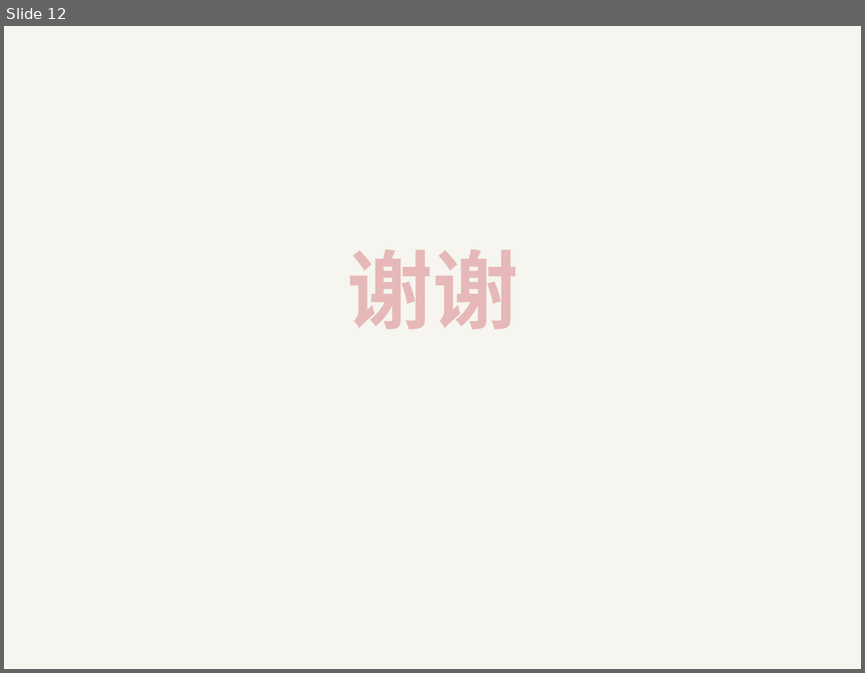
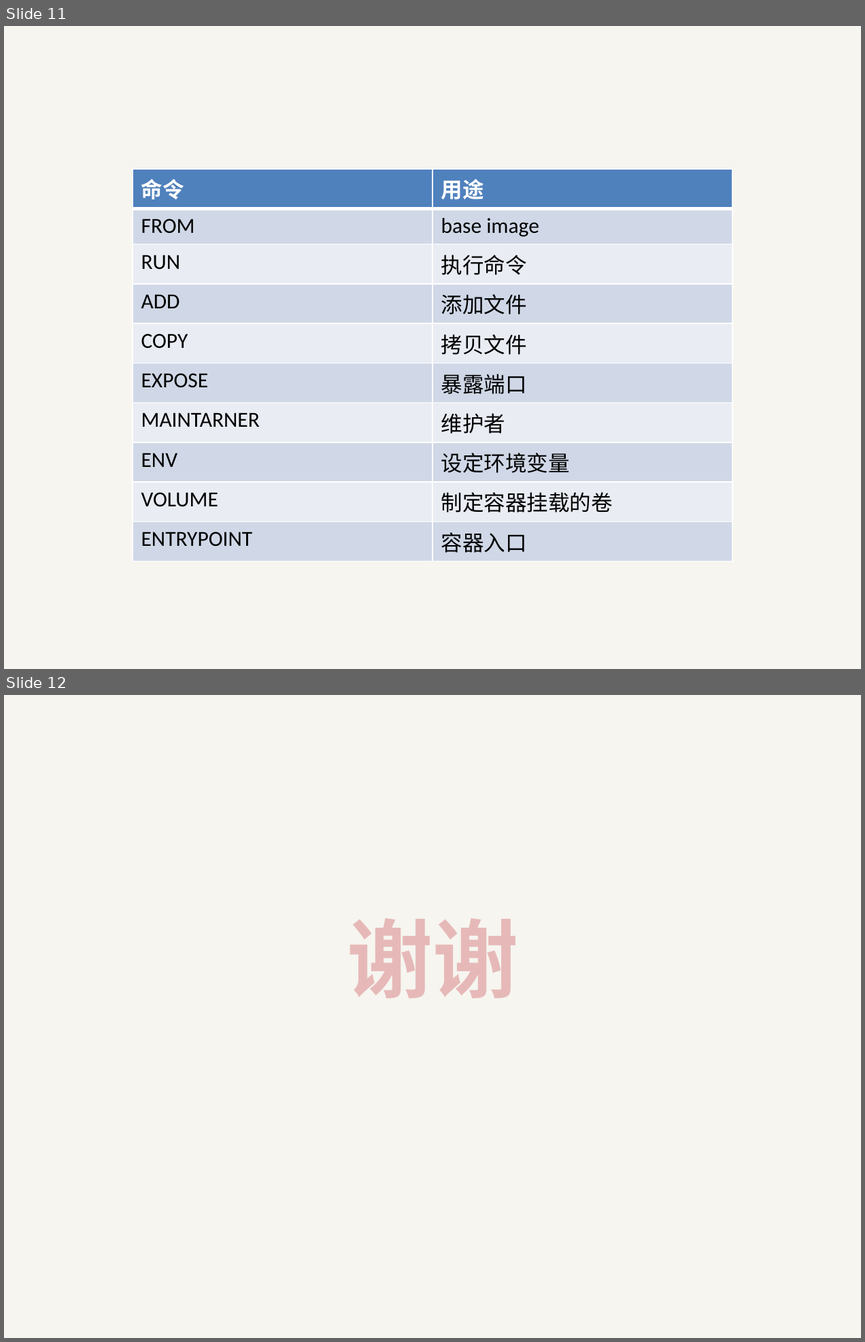
Before and after one commit to bestneymarjr/hello_world, a slide deck: 技术专题分享.pptx. Shown one above the other, each under a label of ours: slide 12 before the commit, slides 11 and 12 after it. The pictures are 865x673 and 865x1342 pixels, drawn with LibreOffice and Linux fonts; fonts in the diff are those of the drawing; background and template pictures are left out. Boxes give left, top, right and bottom in pixels: in the first picture for what was removed or moved away, otherwise in the second. Text is boxed around its words. In the diff, an @@ line names an element or a change of style, - is before the commit and + after.

```diff
--- a/技术专题分享.pptx
+++ b/技术专题分享.pptx
@@ slide 11 added at bbox=[4, 26, 861, 669], background #EEECE1 at 51% opacity @@
@@ table added at bbox=[133, 169, 732, 555], 10 rows, 2 columns @@
+命令 | 用途
+FROM | base image
+RUN | 执行命令
+ADD | 添加文件
+COPY | 拷贝文件
+EXPOSE | 暴露端口
+MAINTARNER | 维护者
+ENV | 设定环境变量
+VOLUME | 制定容器挂载的卷
+ENTRYPOINT | 容器入口
```
Also in this commit, not shown: 1 slide changed, 1 other slide added, 2 slides removed, 2 other files.
